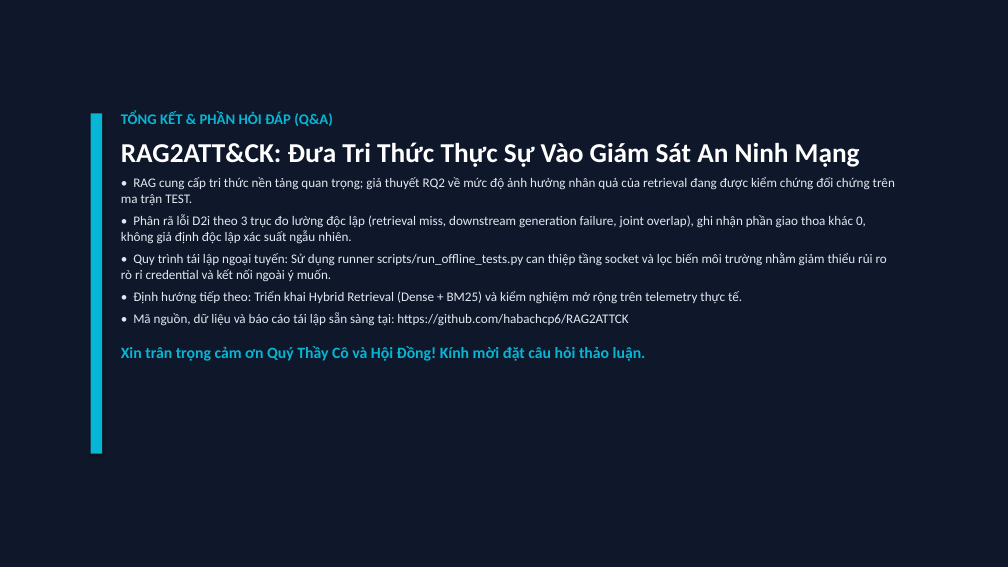
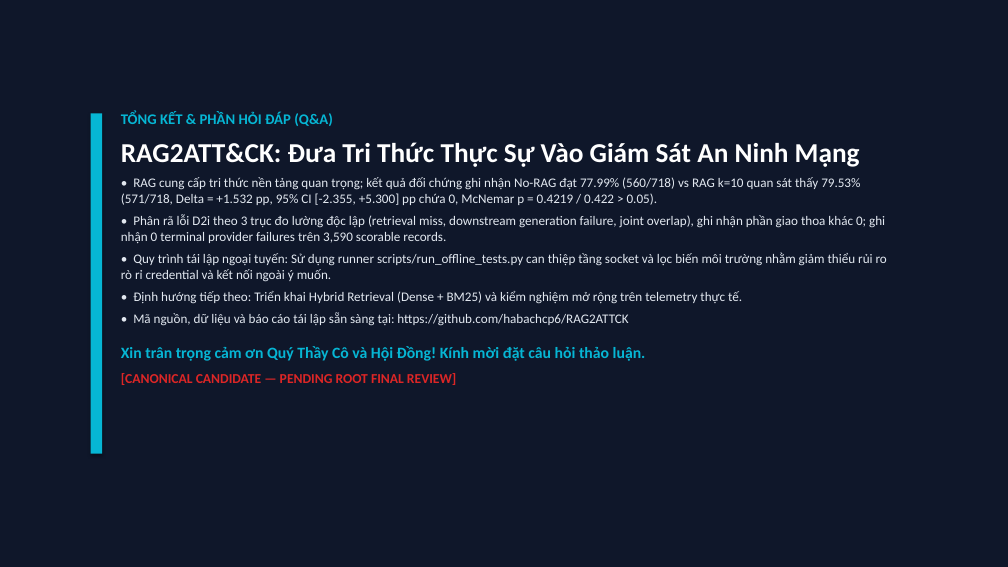
Before and after one commit to habachcp6/RAG2ATTCK, a slide deck: slide 12 of docs/presentation/slides.pptx. Drawn at 1008x567 pixels with LibreOffice and Linux fonts; fonts in the diff are those of the drawing. Boxes give left, top, right and bottom in pixels: in the first picture for what was removed or moved away, otherwise in the second. Text is boxed around its words. In the diff, an @@ line names an element or a change of style, - is before the commit and + after.

```diff
--- a/docs/presentation/slides.pptx
+++ b/docs/presentation/slides.pptx
@@ text at [121, 177, 885, 243]: text changed @@
-• RAG cung cấp tri thức nền tảng quan trọng; giả thuyết RQ2 về mức độ ảnh hưởng nhân quả của retrieval đang được kiểm chứng đối chứng trên ma trận TEST.
-• Phân rã lỗi D2i theo 3 trục đo lường độc lập (retrieval miss, downstream generation failure, joint overlap), ghi nhận phần giao thoa khác 0, không giả định độc lập xác suất ngẫu nhiên.
+• RAG cung cấp tri thức nền tảng quan trọng; kết quả đối chứng ghi nhận No-RAG đạt 77.99% (560/718) vs RAG k=10 quan sát thấy 79.53% (571/718, Delta = +1.532 pp, 95% CI [-2.355, +5.300] pp chứa 0, McNemar p = 0.4219 / 0.422 > 0.05).
+• Phân rã lỗi D2i theo 3 trục đo lường độc lập (retrieval miss, downstream generation failure, joint overlap), ghi nhận phần giao thoa khác 0; ghi nhận 0 terminal provider failures trên 3,590 scorable records.
@@ text at [121, 373, 456, 385]: paragraph added @@
+[CANONICAL CANDIDATE — PENDING ROOT FINAL REVIEW]
```
Also in this commit, not shown: 11 other slides changed, 23 other files.
